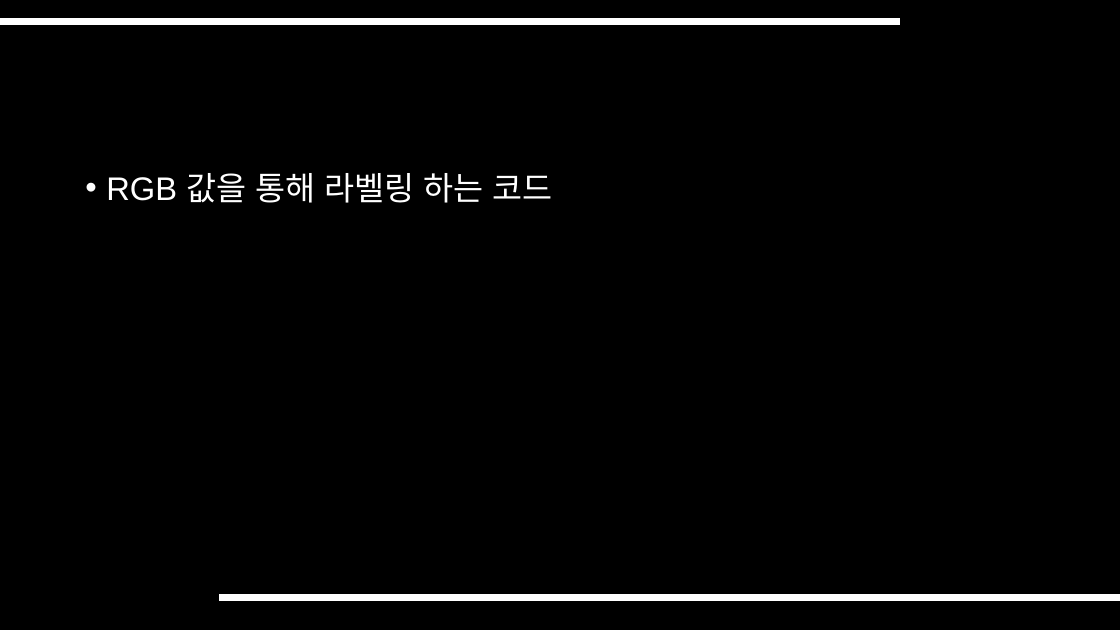
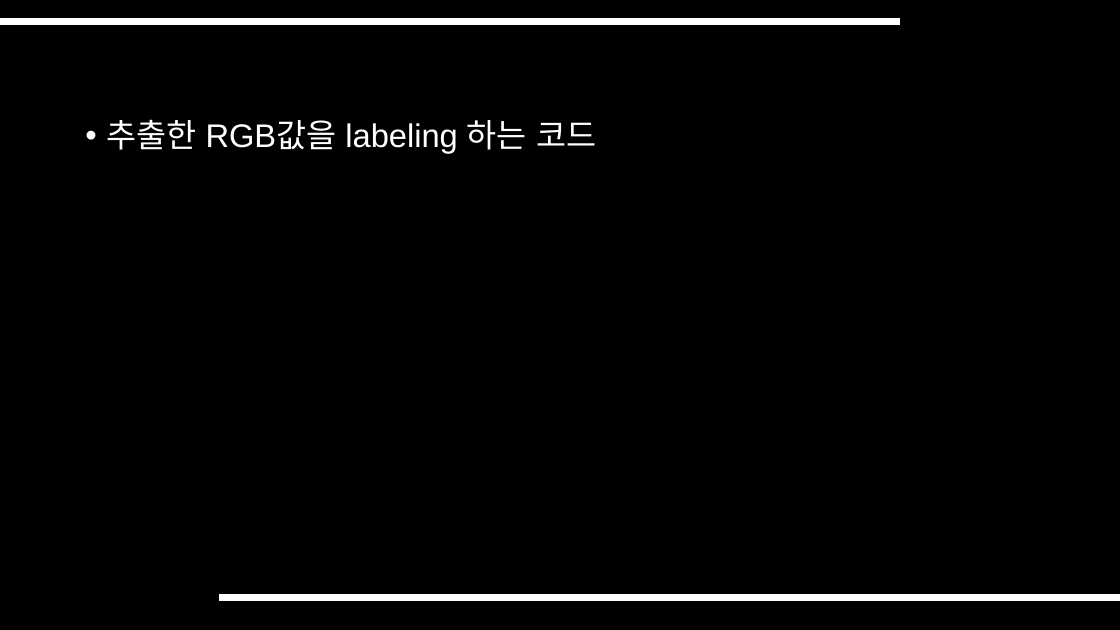
Before and after one commit to SeungHwanK/Team-K_5, a slide deck: slide 10 of 2. 김종욱 교수님 미팅 준비 자료/Subjects.pptx. Drawn at 1120x630 pixels with LibreOffice and Linux fonts; fonts in the diff are those of the drawing. Boxes give left, top, right and bottom in pixels: in the first picture for what was removed or moved away, otherwise in the second. Text is boxed around its words. In the diff, an @@ line names an element or a change of style, - is before the commit and + after.

```diff
--- a/2. 김종욱 교수님 미팅 준비 자료/Subjects.pptx
+++ b/2. 김종욱 교수님 미팅 준비 자료/Subjects.pptx
@@ text at [106,119,596,153]: text changed @@
-• RGB 값을 통해 라벨링 하는 코드
+• 추출한 RGB값을 labeling 하는 코드
```
Also in this commit, not shown: 2 other slides changed.
